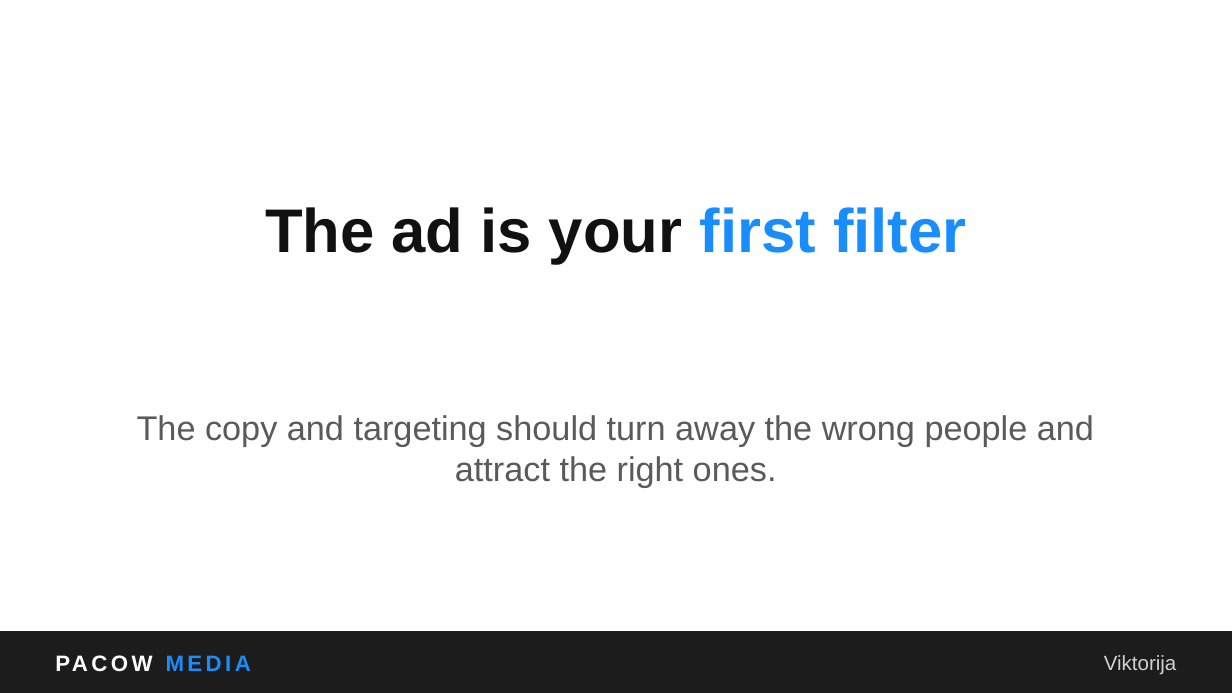
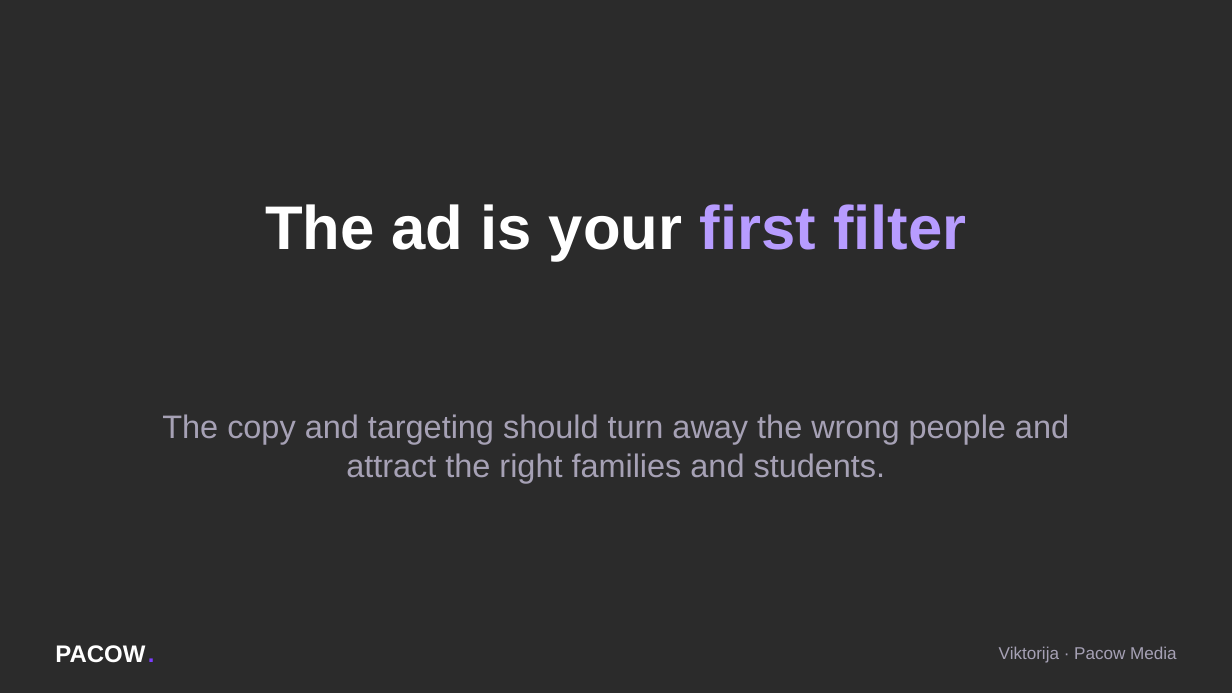
Before and after one commit to ema-del/business, a slide deck: slide 37 of webinar/Pacow_Media_Webinar.pptx (slide 42 before the commit). Drawn at 1232x693 pixels with LibreOffice and Linux fonts; fonts in the diff are those of the drawing; background and template pictures are left out; a plain dark background stands for a picture behind light text. Boxes give left, top, right and bottom in pixels: in the first picture for what was removed or moved away, otherwise in the second. Text is boxed around its words. In the diff, an @@ line names an element or a change of style, - is before the commit and + after.

```diff
--- a/webinar/Pacow_Media_Webinar.pptx
+++ b/webinar/Pacow_Media_Webinar.pptx
@@ background #FFFFFF to picture (left out) @@
@@ text "The ad is your first ..." at [265, 204, 966, 261]: text colour #111111 to #FFFFFF in "The ad is your"; text colour #188DFB to #B79CFF in "first filter" @@
@@ text at [162, 414, 1069, 484]: text changed; size 20 to 19 pt; text colour #5A5A5A to #A6A1B5 @@
-The copy and targeting should turn away the wrong people and attract the right ones.
+The copy and targeting should turn away the wrong people and attract the right families and students.
@@ rectangle removed at [0, 631, 1232, 692] @@
@@ text removed at [55, 631, 425, 692] @@
-PACOW MEDIA
@@ text added at [55, 645, 154, 663], 14 pt, text #FFFFFF, bold @@
+PACOW
@@ text added at [148, 631, 172, 674], 14 pt, text #7C3CFF, bold @@
+.
@@ text added at [999, 646, 1177, 663], 10 pt, text #A6A1B5 @@
+Viktorija · Pacow Media
@@ text removed at [1104, 655, 1177, 675] @@
-Viktorija
```
Also in this commit, not shown: 44 other slides changed, 15 slides added, 20 slides removed, 1 other file.
